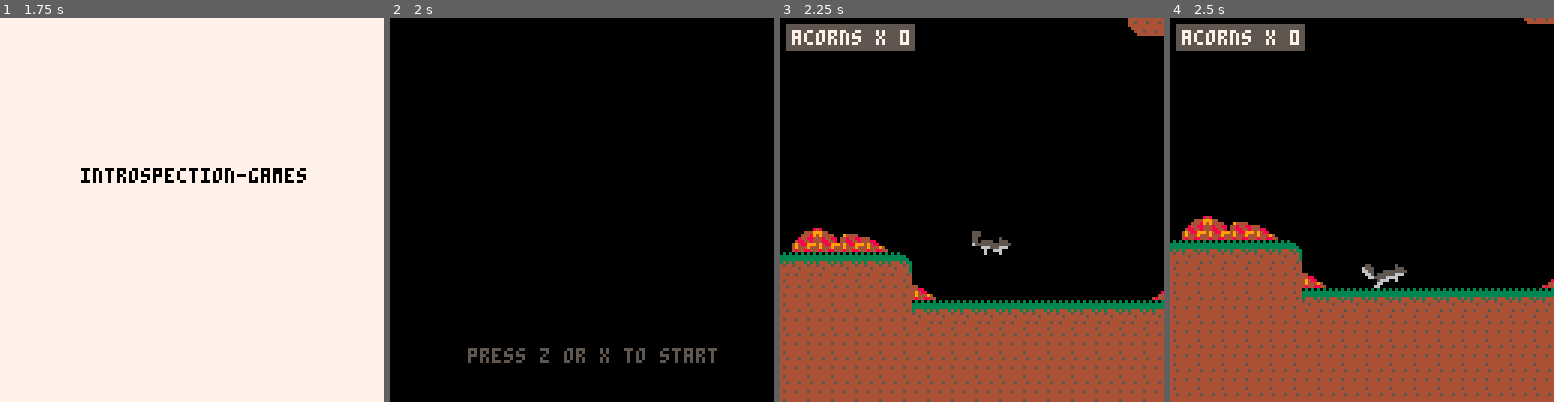
Above: before the commit, frames 1-4 (left to right).
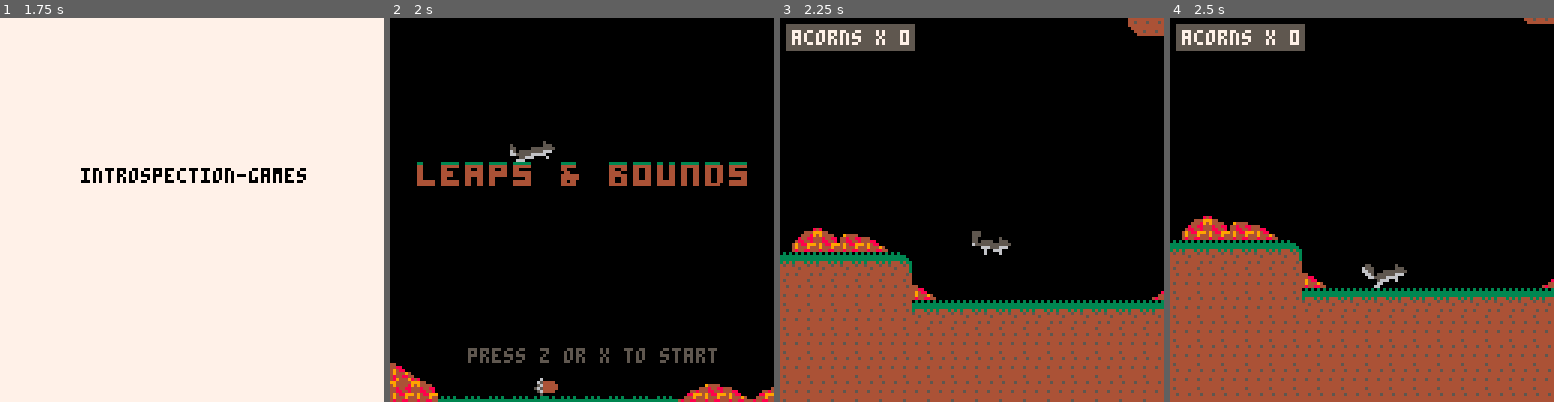
Above: after the commit, the same moments.

Repository: Introspection-Games/leaps-and-bounds
Game: PICO-8 cartridge leaps_and_bounds.p8
Two runs of this game, one before a commit and one after it. Both use one fixed random seed, a clock stepped at 60 frames per second and the inputs below.
Inputs:
- Up to frame 1 (1.75 s): tap X (X key) at 0.33, 1.07 s; tap O (Z key) at 0.7, 1.7 s; hold Right from 1.6 s (still down)
- Up to frame 2 (2 s): keep holding Right; tap X (X key) at 1.85 s
- Up to frame 3 (2.25 s): release Right at 2.1 s; tap O (Z key) at 2.1 s
- Up to frame 4 (2.5 s): hold Right from 2.47 s (still down)

Frame 1 is identical in both runs. In frame 2, 5.4% of the frame differs, in the area x 0-100%, y 32-100%; in frame 3, nothing differs; in frame 4, nothing differs.

Commit message:
Added start screen etc

Diff:
--- a/leaps_and_bounds.p8
+++ b/leaps_and_bounds.p8
@@ -9,7 +9,7 @@
 
 -- globals
 local acorns, cam, countdown, dt, game_objects, gravity,
-collided, map_x, map_y, player, show_ui, state, timer, time_limit
+map_x, map_y, player, show_ui, state, timer
 
 function _init()
     timer = 0
@@ -69,6 +69,7 @@
     elseif state == 1 then
         -- show start screen
         cls()
+        map(0, 48, 0, 0, 128, 128)
         print('press z or x to start', 26, 110, 5)
     elseif state == 2 then
         -- we're playing the game
@@ -350,49 +351,49 @@
     add(game_objects, obj)
 end
 
-    function animator(sprites)
-        local obj
-        obj = {
-            sprites = sprites,
-            frames = 1,
-            counter = 1,
-            current_sprite = 1,
-            running = false,
-            animate = function(self)
-                if self.running then
-                    self.frames = self.sprites[self.current_sprite].f
-                    if self.counter == self.frames then
-                        if self.current_sprite < #self.sprites then
-                            self.current_sprite += 1
-                        else
-                            self.current_sprite = 1
-                        end
-                    end
-                    if self.counter < self.frames then
-                        self.counter += 1
+function animator(sprites)
+    local obj
+    obj = {
+        sprites = sprites,
+        frames = 1,
+        counter = 1,
+        current_sprite = 1,
+        running = false,
+        animate = function(self)
+            if self.running then
+                self.frames = self.sprites[self.current_sprite].f
+                if self.counter == self.frames then
+                    if self.current_sprite < #self.sprites then
+                        self.current_sprite += 1
                     else
-                        self.counter = 1
+                        self.current_sprite = 1
                     end
                 end
-            end,
-            reset = function(self)
-                self.frames = 1
-                self.counter = 1
-                self.current_sprite = 1
-                self.running = false
-            end,
-            start = function(self)
-                self.running = true
-            end,
-            draw = function(self, x, y, flip)
-                if self.running then
-                    local s = sprites[self.current_sprite]
-                    sspr(s.sx, s.sy, s.sw, s.sh, x, y, s.sw, s.sh, flip)
+                if self.counter < self.frames then
+                    self.counter += 1
+                else
+                    self.counter = 1
                 end
             end
-        }
-        return obj
-    end
+        end,
+        reset = function(self)
+            self.frames = 1
+            self.counter = 1
+            self.current_sprite = 1
+            self.running = false
+        end,
+        start = function(self)
+            self.running = true
+        end,
+        draw = function(self, x, y, flip)
+            if self.running then
+                local s = sprites[self.current_sprite]
+                sspr(s.sx, s.sy, s.sw, s.sh, x, y, s.sw, s.sh, flip)
+            end
+        end
+    }
+    return obj
+end
 
 function m_vec(x,y)
     -- from mhughson template
@@ -575,8 +576,87 @@
 
 
 
+…(79 lines of a section not shown)…
 __gff__
-0000000000000000000000000000000400000000000000000000000000000000000000000000000000000000000000000000000000000000000000000000000002020200000000000000020202020200040202020202020000000000000000000000000000000000000000000000000000000000000000000000000000000000
+0000000000000000000000000000000400000000000000000000000000000000000000000000000000000000000000000000000000000000000000000000000002020200000000000000020202020200040202020202020000040000000000000000000000000000000000000000000000000000000000000000000000000000
 0200000000000000000000000000000000000000000000000000000000000000000000000000000000000000000000000000000000000000000000000000000000000000000000000000000000000000000000000000000000000000000000000000000000000000000000000000000000000000000000000000000000000000
 __map__
 4b4744474d47440000000000000000000000000000000000000000000000000000000000000000000000000000000000000000000000000000000000000000000000000000000000000000000000000000000000000000000000000000000000000000000000000000000000000000000000000000000000000000000000004b
Not shown, changed: 87 lines of the sprite sheet (__gfx__) section of leaps_and_bounds.p8
